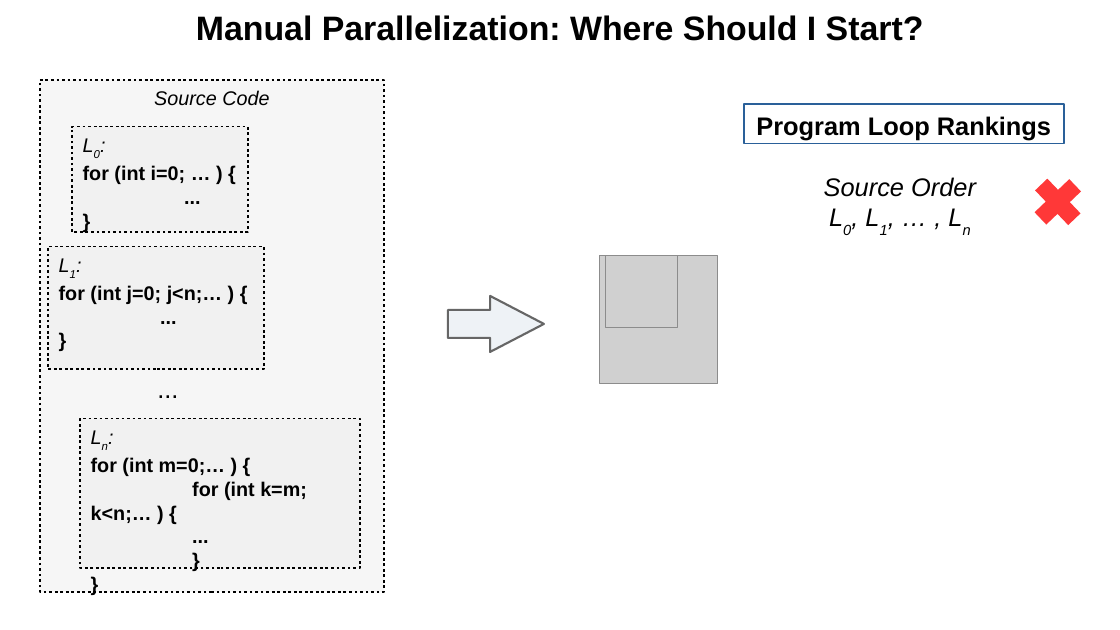
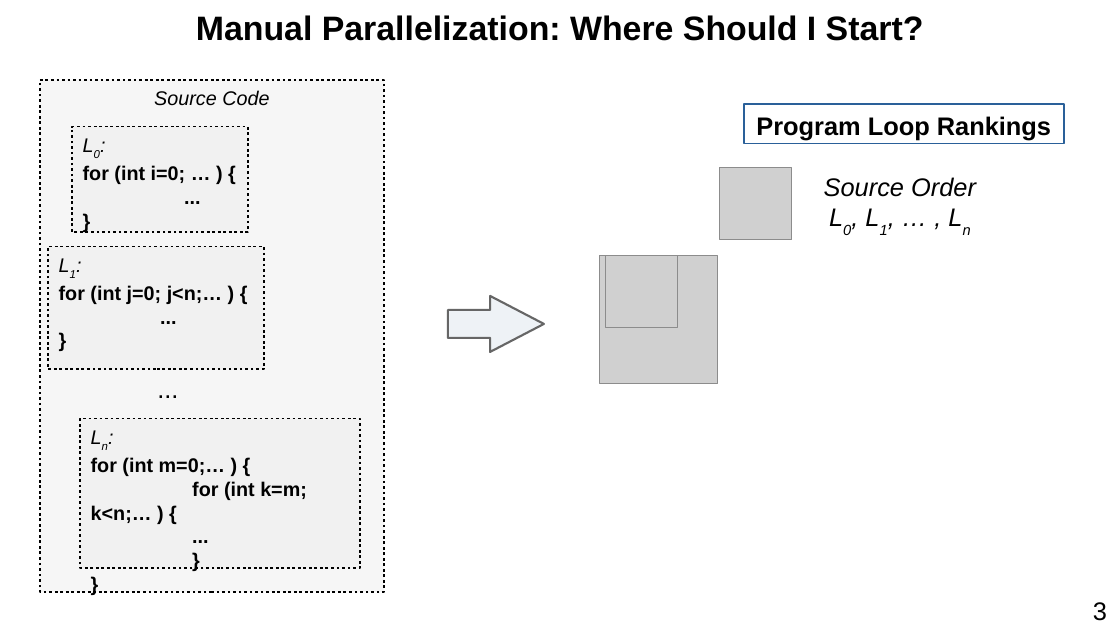
Before and after one commit to harel-coffee/PParMetrics-auto, a slide deck: slide 10 of doc/AI_SEPS_2019_talk/presentation.odp. Drawn at 1120x630 pixels with LibreOffice and Linux fonts; fonts in the diff are those of the drawing; grey boxes stand for pictures. Boxes give left, top, right and bottom in pixels: in the first picture for what was removed or moved away, otherwise in the second. Text is boxed around its words. In the diff, an @@ line names an element or a change of style, - is before the commit and + after.

```diff
--- a/doc/AI_SEPS_2019_talk/presentation.odp
+++ b/doc/AI_SEPS_2019_talk/presentation.odp
@@ picture added at (x1=721, y1=168, x2=793, y2=240) @@
@@ plus removed at (x1=1025, y1=168, x2=1092, y2=236) @@
@@ text added at (x1=1093, y1=602, x2=1107, y2=621), 18 pt, text #000000 @@
+3
```
Also in this commit, not shown: 38 other slides changed, 2 slides added, 2 slides removed, 2 other files.
